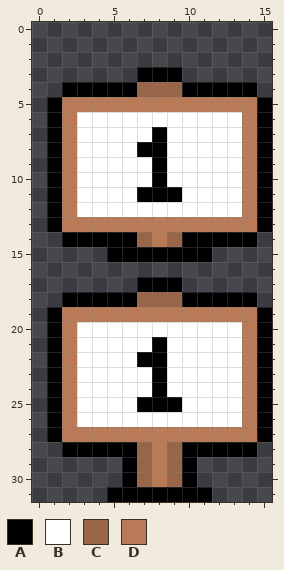
A pixel-art sprite gets an edit: hwc/images/difficulty1.png. The first picture shows the starting point.
The file is 16x32 pixels.
Palette (. is transparent): A #000000  B #ffffff  C #996548  D #b97a57
Pixels before, first column x 1:
 3 ......AAA......
 4 .AAAAACCCAAAAA.
 5 ADDDDDDDDDDDDDA
 6 ADBBBBBBBBBBBDA
 7 ADBBBBBABBBBBDA
 8 ADBBBBAABBBBBDA
 9 ADBBBBBABBBBBDA
10 ADBBBBBABBBBBDA
11 ADBBBBAAABBBBDA
12 ADBBBBBBBBBBBDA
13 ADDDDDDDDDDDDDA
14 .AAAAACDCAAAAA.
15 ....AAAAAAA....
16 ...............
17 ......AAA......
18 .AAAAACCCAAAAA.
19 ADDDDDDDDDDDDDA
20 ADBBBBBBBBBBBDA
21 ADBBBBBABBBBBDA
22 ADBBBBAABBBBBDA
23 ADBBBBBABBBBBDA
24 ADBBBBBABBBBBDA
25 ADBBBBAAABBBBDA
26 ADBBBBBBBBBBBDA
27 ADDDDDDDDDDDDDA
28 .AAAAACDCAAAAA.
29 .....ACDCA.....
30 .....ACDCA.....
31 ....AAAAAAA....
After the commit:
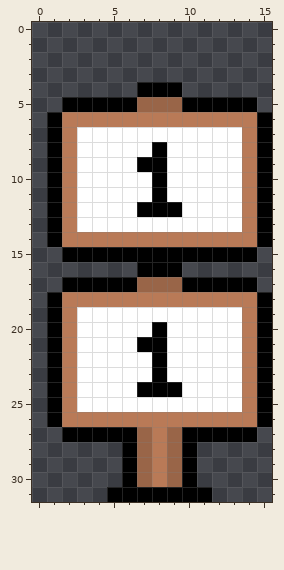
From old to new:
y 3: x 7..9 AAA -> ...
y 4: x 2..14 AAAAACCCAAAAA -> .....AAA.....
y 5: x 1..15 ADDDDDDDDDDDDDA -> .AAAAACCCAAAAA.
y 6: x 3..13 BBBBBBBBBBB -> DDDDDDDDDDD
y 7: x 8 A -> B
y 8: x 7 A -> B
y 9: x 7 B -> A
y 11: x 7 A -> B; x 9 A -> B
y 12: x 7..9 BBB -> AAA
y 13: x 3..13 DDDDDDDDDDD -> BBBBBBBBBBB
y 14: x 1..7 .AAAAAC -> ADDDDDD; x 9..15 CAAAAA. -> DDDDDDA
y 15: x 2..4 ... -> AAA; x 12..14 ... -> AAA
y 16: x 7..9 ... -> AAA
y 17: x 2..14 .....AAA..... -> AAAAACCCAAAAA
y 18: x 1..15 .AAAAACCCAAAAA. -> ADDDDDDDDDDDDDA
y 19: x 3..13 DDDDDDDDDDD -> BBBBBBBBBBB
y 20: x 8 B -> A
y 21: x 7 B -> A
y 22: x 7 A -> B
y 24: x 7 B -> A; x 9 B -> A
y 25: x 7..9 AAA -> BBB
y 26: x 3..13 BBBBBBBBBBB -> DDDDDDDDDDD
y 27: x 1..7 ADDDDDD -> .AAAAAC; x 9..15 DDDDDDA -> CAAAAA.
y 28: x 2..5 AAAA -> ....; x 11..14 AAAA -> ....
